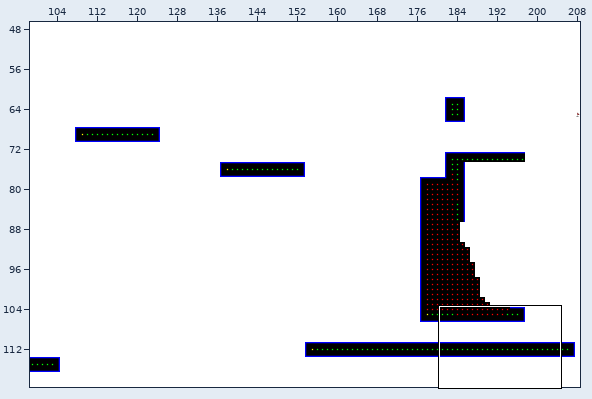
Tiled map: res/maps/spacemap.tmx. Above: a wide view before the commit, with the close-up outlined.
Close-up. Old version:
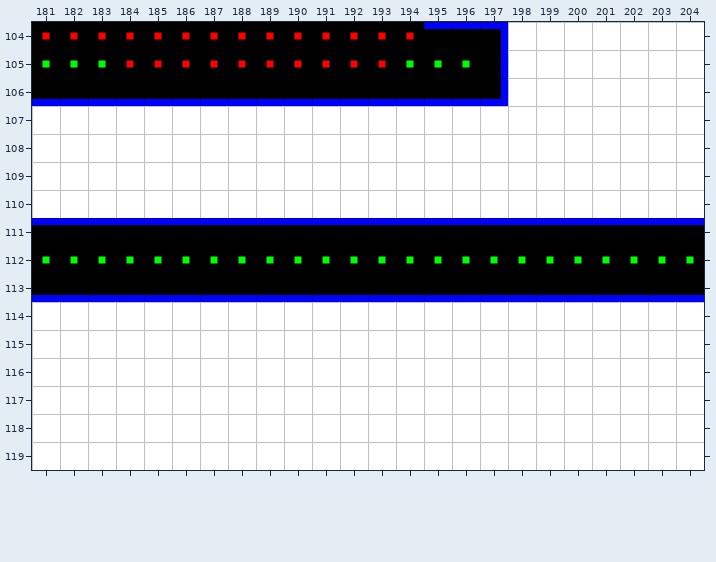
Cells are 32x32 px. Shown: x 181..204, y 104..119. The commit also changed other parts of the map, which this record leaves out. The old version is drawn lined up with the new one.
Once edited:
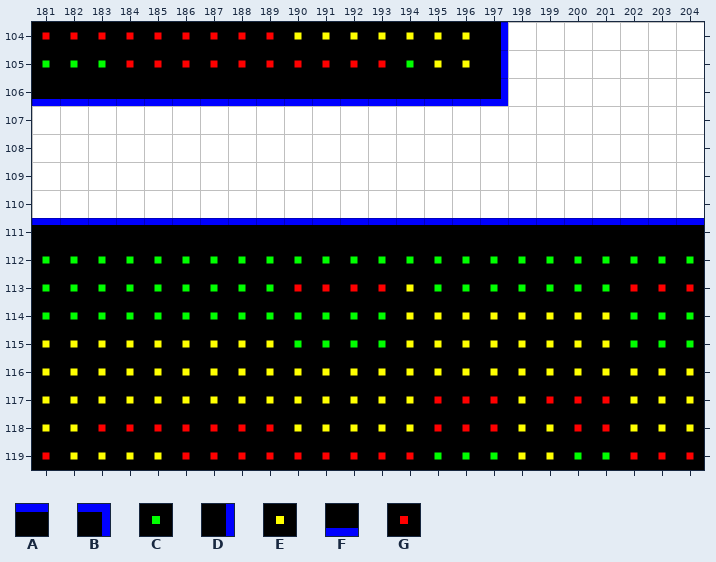
Key: from "tiledmap_final": A 3, B 6, C 12, D 15, E 28, F 55, G 57.
_ is an empty cell.
What changed:
{"change": "map size 230x60 -> 400x120 cells (old content now starts at 0,60; both pictures use the new coordinates)"}
{"where": "layer \"Tiles\""}
{"y":104,"x":190,"old":"GGGGGAAB","new":"EEEEEEED"}
{"y":105,"x":195,"old":"CC","new":"EE"}
{"y":113,"x":181,"old":"FFFFFFFFFFFFFFFFFFFFFFFF","new":"CCCCCCCCCGGGGECCCCCCCGGG"}
{"y":114,"x":181,"old":"________________________","new":"CCCCCCCCCCCCCEEEEEEEECCC"}
{"y":115,"x":181,"old":"________________________","new":"EEEEEEEEECCCCEEEEEEEECCC"}
{"y":116,"x":181,"old":"________________________","new":"EEEEEEEEEEEEEEEEEEEEEEEE"}
{"y":117,"x":181,"old":"________________________","new":"EEEEEEEEEEEEEEGGGEGGGEEE"}
{"y":118,"x":181,"old":"________________________","new":"EEGGGGGGGEEEEEGGGEEGGEEE"}
{"y":119,"x":181,"old":"________________________","new":"GEEEEGGGGGGGGGCCCEECCGGG"}
